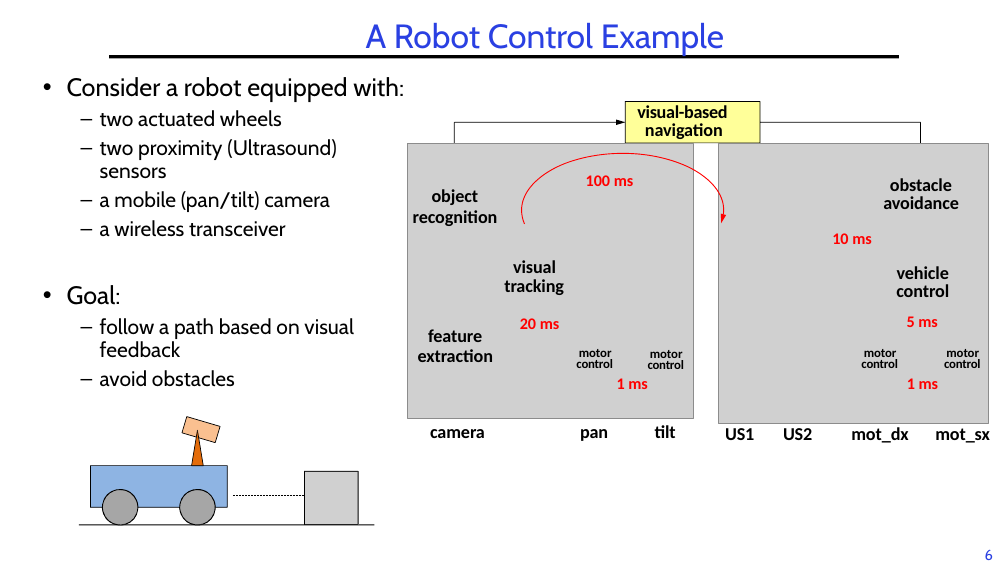
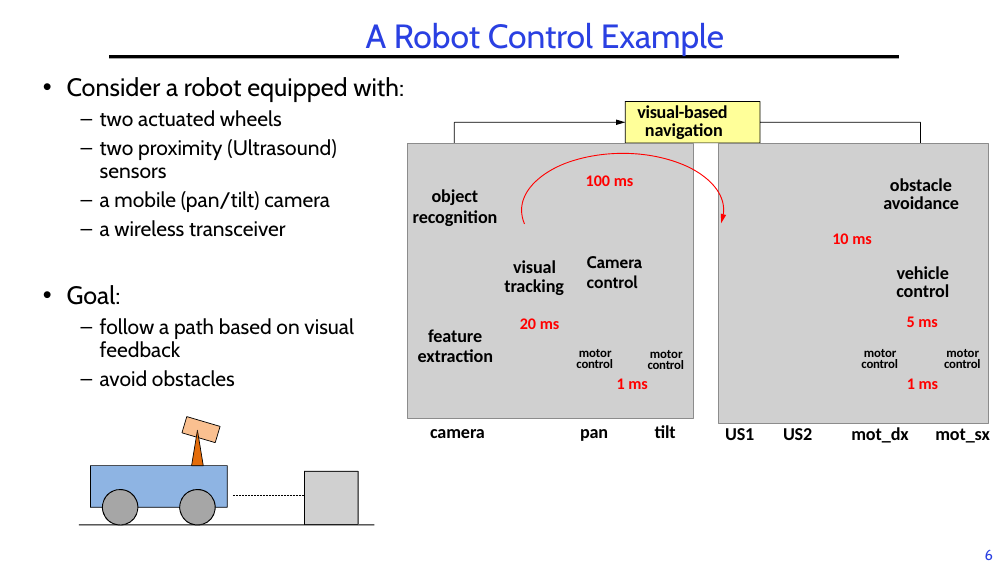
Before and after one commit to guhofstra/CSC112Fa26, a slide deck: slide 6 of PPTs/L6-RTScheduling I.pptx. Drawn at 1008x567 pixels with LibreOffice and Linux fonts; fonts in the diff are those of the drawing; grey boxes stand for pictures; background and template pictures are left out. Boxes give left, top, right and bottom in pixels: in the first picture for what was removed or moved away, otherwise in the second. Text is boxed around its words. In the diff, an @@ line names an element or a change of style, - is before the commit and + after.

```diff
--- a/PPTs/L6-RTScheduling I.pptx
+++ b/PPTs/L6-RTScheduling I.pptx
@@ text added at bbox=[587, 256, 643, 288], 16 pt, text #000000, bold @@
+Camera control
```
Also in this commit, not shown: 3 other slides changed, 3 slides removed, 14 other files.
